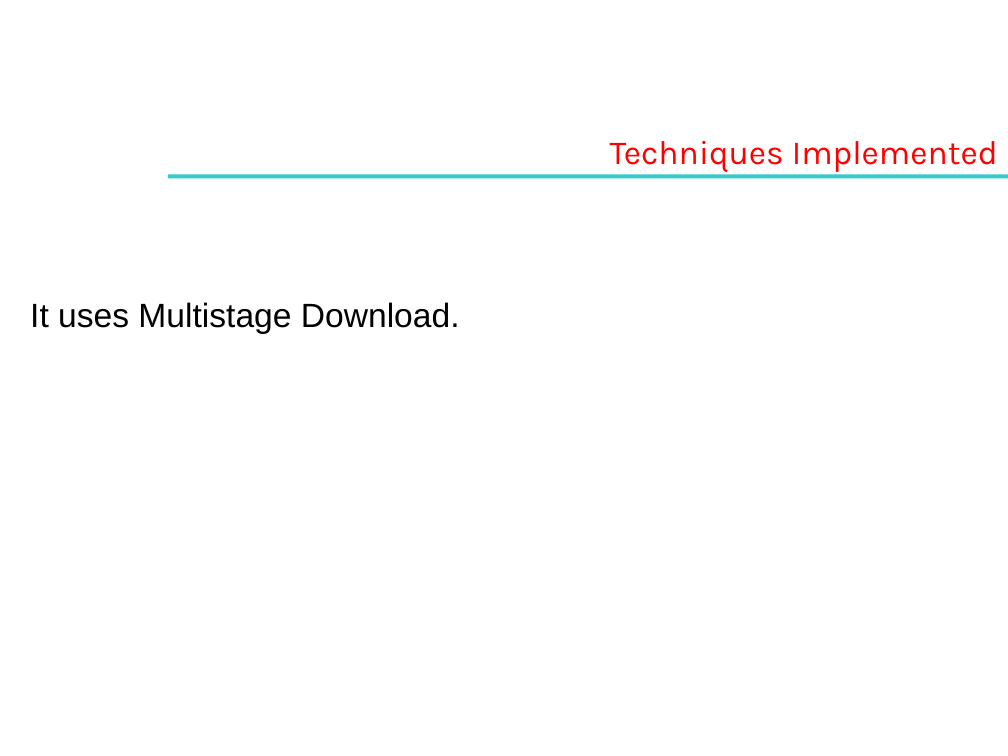
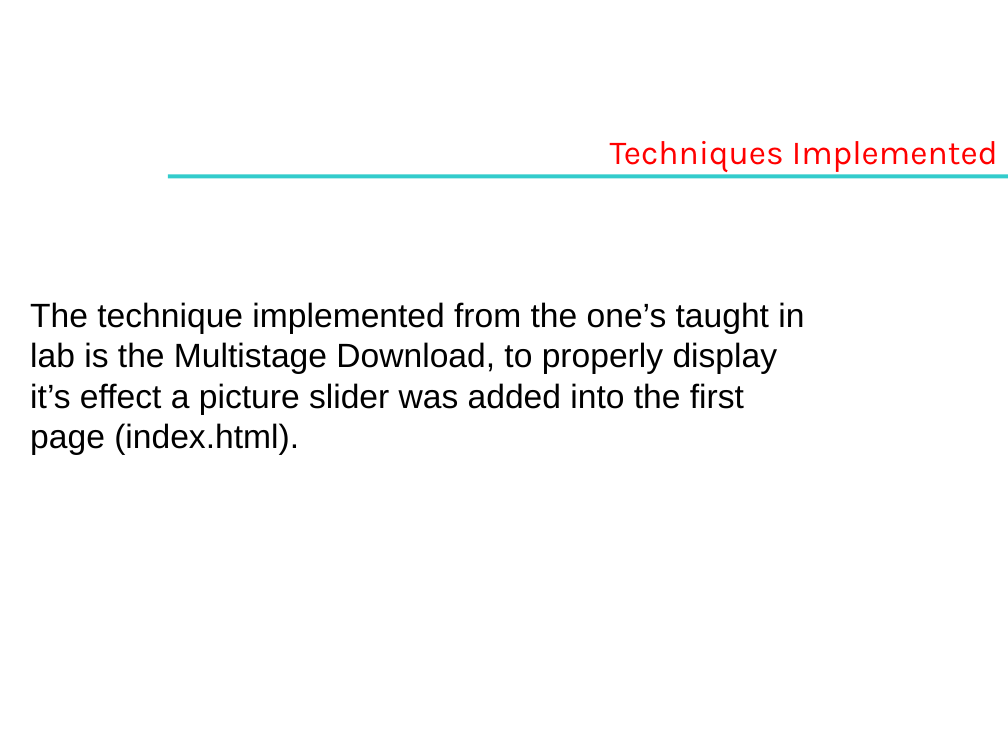
Before and after one commit to likithshekar/webtech2, a slide deck: slide 4 of 16April 4pm Pharmacy Website.pptx. Drawn at 1008x756 pixels with LibreOffice and Linux fonts; fonts in the diff are those of the drawing; background and template pictures are left out. Boxes give left, top, right and bottom in pixels: in the first picture for what was removed or moved away, otherwise in the second. Text is boxed around its words. In the diff, an @@ line names an element or a change of style, - is before the commit and + after.

```diff
--- a/16April 4pm Pharmacy Website.pptx
+++ b/16April 4pm Pharmacy Website.pptx
@@ text at bbox=[30, 302, 804, 455]: text changed @@
-It uses Multistage Download.
+The technique implemented from the one’s taught in lab is the Multistage Download, to properly display it’s effect a picture slider was added into the first page (index.html).
```
Also in this commit, not shown: 1 other slide changed.
